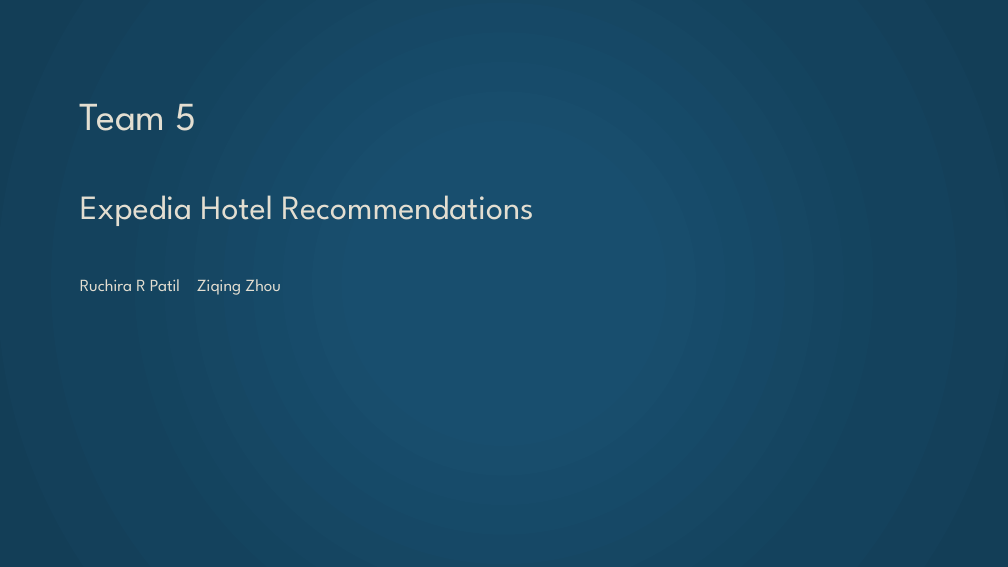
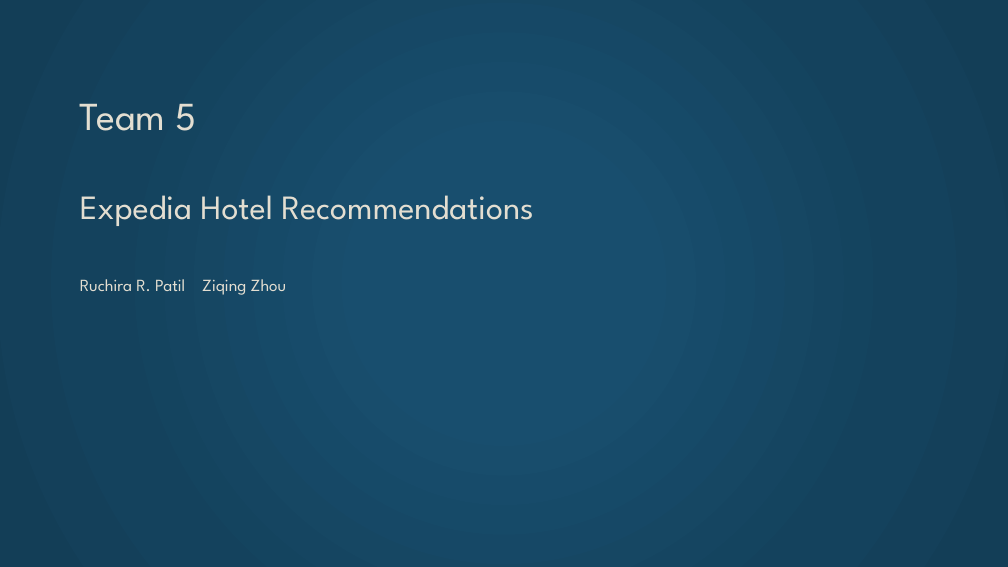
Before and after one commit to Ruchi2729/Scala-Final-Project, a slide deck: slide 1 of Final pre.pptx. Drawn at 1008x567 pixels with LibreOffice and Linux fonts; fonts in the diff are those of the drawing. Boxes give left, top, right and bottom in pixels: in the first picture for what was removed or moved away, otherwise in the second. Text is boxed around its words. In the diff, an @@ line names an element or a change of style, - is before the commit and + after.

```diff
--- a/Final pre.pptx
+++ b/Final pre.pptx
@@ title at (80, 103, 533, 295): text changed @@
-Team 5
-Expedia Hotel Recommendations
-Ruchira R Patil Ziqing Zhou
+Team 5
+Expedia Hotel Recommendations
+Ruchira R. Patil Ziqing Zhou
```
Also in this commit, not shown: 2 other slides changed.
